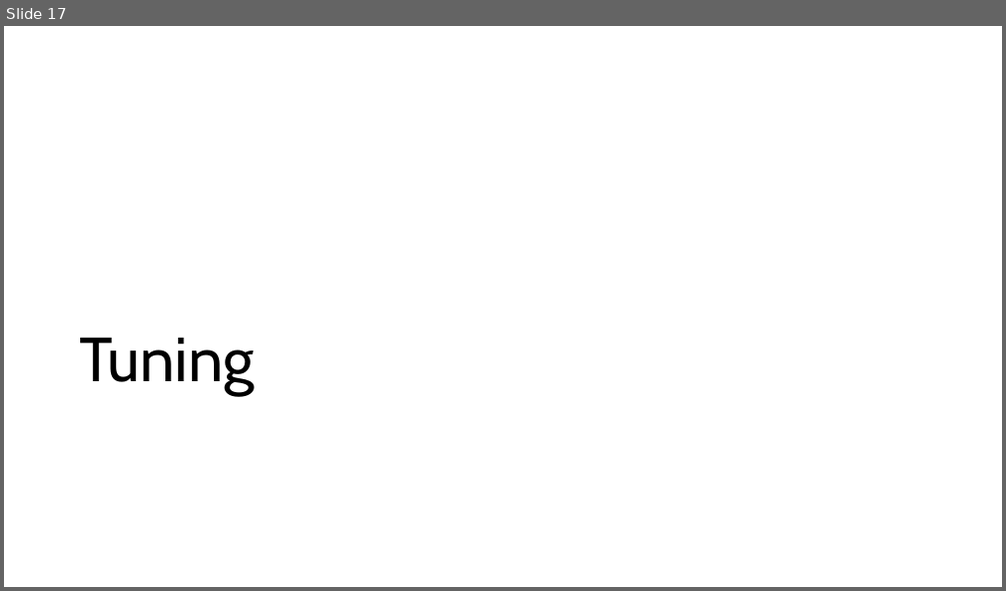
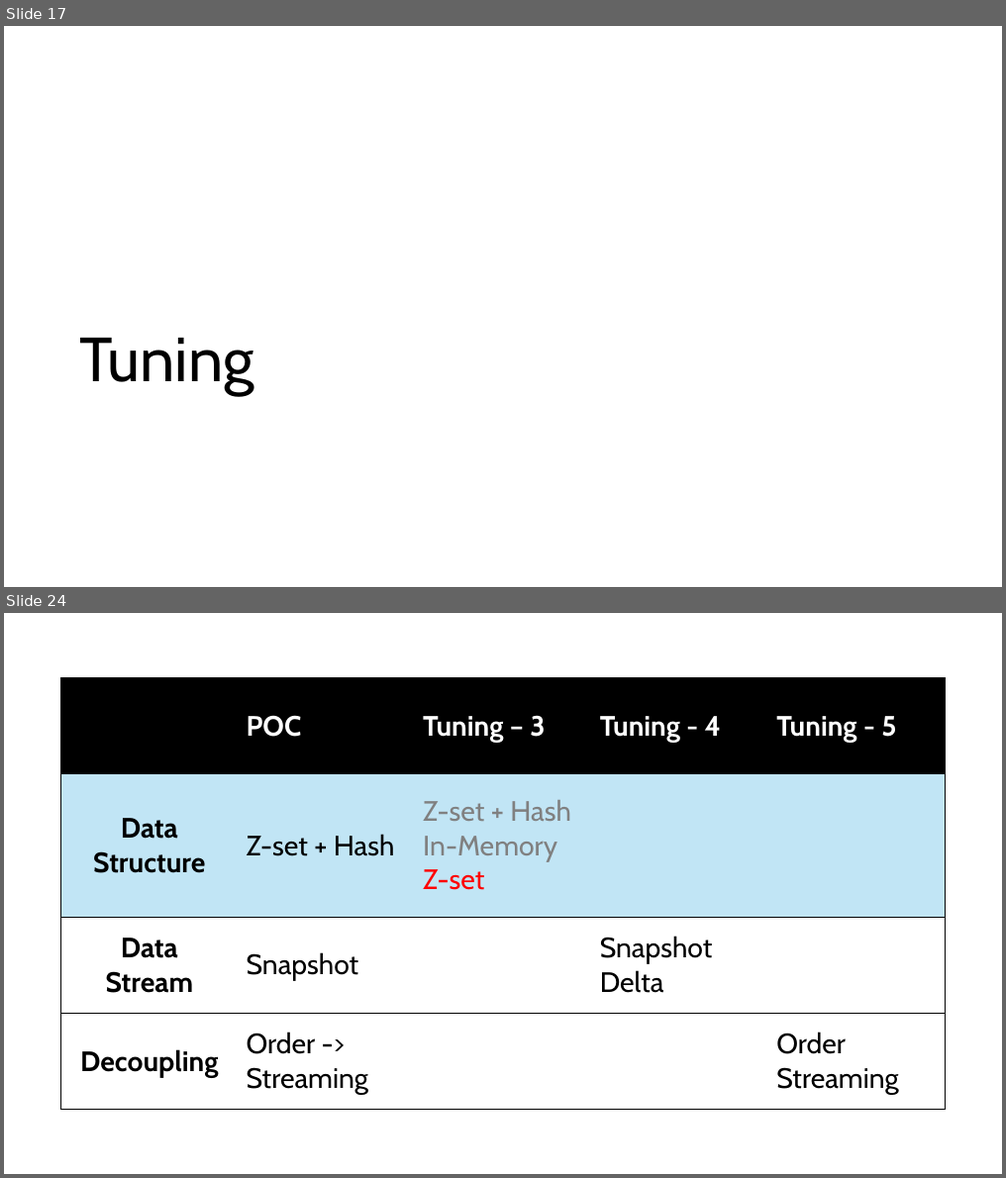
Before and after one commit to TerryChengTW/Dc3n, a slide deck: dc3n.pptx. Shown one above the other, each under a label of ours: slide 17 before the commit, slides 17 and 24 after it; the slides between them are not shown. The pictures are 1006x591 and 1006x1178 pixels, drawn with LibreOffice and Linux fonts; fonts in the diff are those of the drawing. Boxes give left, top, right and bottom in pixels: in the first picture for what was removed or moved away, otherwise in the second. Text is boxed around its words. In the diff, an @@ line names an element or a change of style, - is before the commit and + after.

```diff
--- a/dc3n.pptx
+++ b/dc3n.pptx
@@ slide 24 added at (4, 613, 1002, 1174), background #FFFFFF @@
@@ table added at (60, 677, 944, 1109), 4 rows, 5 columns @@
+ | POC | Tuning – 3 | Tuning - 4 | Tuning - 5
+Data Structure | Z-set + Hash | Z-set + Hash / In-Memory / Z-set |  | 
+Data / Stream | Snapshot |  | Snapshot / Delta | 
+Decoupling | Order -> Streaming |  |  | Order / Streaming
```
Also in this commit, not shown: 5 other slides added, 4 slides removed.
